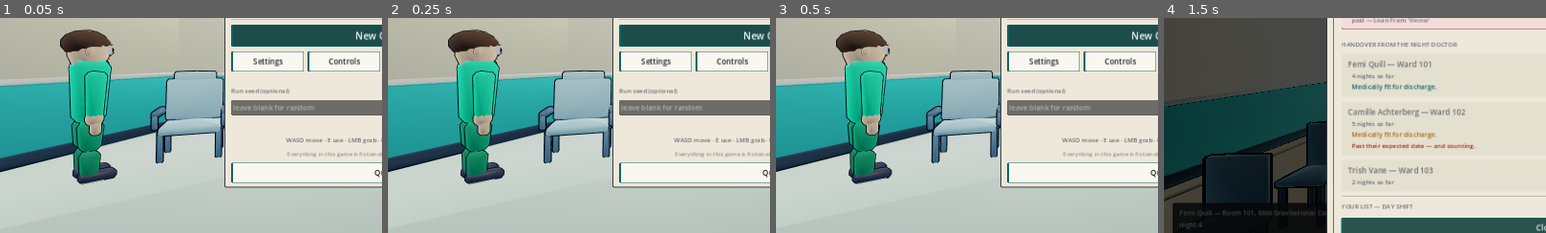
Above: before the commit, frames 1-4 (left to right).
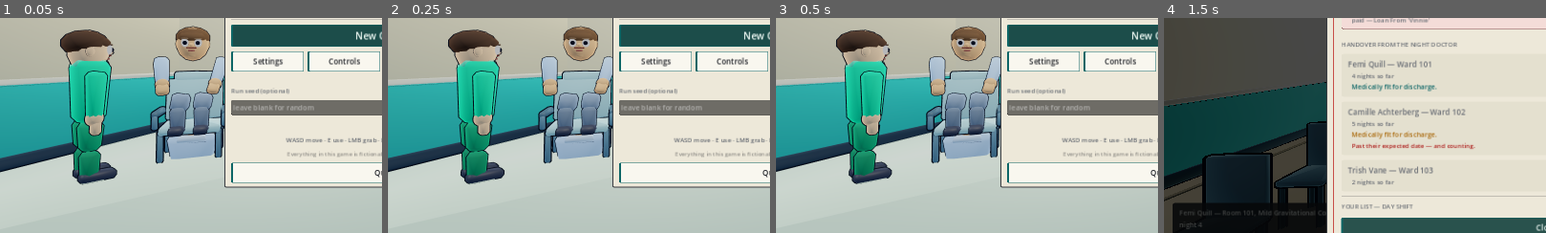
Above: after the commit, the same moments.

Repository: masonobegi/crypts-of-chaos
Game: Godot game, scene res://scenes/Boot.tscn
Two runs of this game, one before a commit and one after it. Both use one fixed random seed, a clock stepped at 60 frames per second and the inputs below.
Inputs:
- Up to frame 1 (0.05 s): no input
- Up to frame 2 (0.25 s): no input
- Up to frame 3 (0.5 s): no input
- Up to frame 4 (1.5 s): click "New Career" at 0.5 s; click "Read the morning brief" at 1.25 s
The pictures show only the part of the screen within x 0-50%, y 42-92%; the shares and areas given below are measured in that part.

The runs differ from the first frame. In frame 1, 5.2% of the frame differs, in the area x 40-59%, y 3-66%; in frame 2, 5.2%; in frame 3, 5.2%; in frame 4, nothing differs.

Commit message:
A capsule that is a picture of the game, not a picture of a menu
The store capsule is the single image that decides whether anybody clicks on
this, and cropping the title screen produced a screenshot of some buttons. The
menu now has a capsule mode: chrome off, the people moved to fill the right two
thirds, the camera stopped drifting and re-framed on them, and the title laid
out left the way every capsule in the store does. Built out of the real menu
rather than a mock, so the capsule is a promise the game keeps on its own first
frame.

Also puts somebody in the chair on the title screen. A ward room with an empty
chair in it is a picture of some furniture.

Co-Authored-By: Claude Opus 5 <noreply@anthropic.com>
Claude-Session: https://claude.ai/code/session_012v14cF2GepYx5imtAqBXn5

Diff:
--- a/scripts/ui/main_menu.gd
+++ b/scripts/ui/main_menu.gd
@@ -3,6 +3,9 @@
 ## shared with a number.
 
 var _seed_field: LineEdit = null
+var _panel: PanelContainer = null
+var _scrim: ColorRect = null
+var _scene = null
 
 func _ready() -> void:
 	set_anchors_and_offsets_preset(Control.PRESET_FULL_RECT)
@@ -16,6 +19,7 @@
 	# not a ceiling — the panel is exactly as tall as what is in it, which is
 	# different on a first run and a hundredth.
 	var panel := UIKit.center_panel(660, 420)
+	_panel = panel
 	add_child(panel)
 	var v := UIKit.vbox(10)
 	panel.add_child(v)
@@ -105,7 +109,8 @@
 	vp.render_target_update_mode = SubViewport.UPDATE_ALWAYS
 	vp.msaa_3d = Viewport.MSAA_2X
 	holder.add_child(vp)
-	vp.add_child(MenuScene.new())
+	_scene = MenuScene.new()
+	vp.add_child(_scene)
 	# A scrim, because the panel has to be readable over whatever the camera
 	# happens to be pointing at and the camera is deliberately not still.
 	var scrim := ColorRect.new()
@@ -113,6 +118,62 @@
 	scrim.set_anchors_and_offsets_preset(Control.PRESET_FULL_RECT)
 	scrim.mouse_filter = Control.MOUSE_FILTER_IGNORE
 	add_child(scrim)
+	_scrim = scrim
+
+## Dress the title screen as a Steam capsule and hold still.
+##
+## The capsule is the single image that decides whether anybody ever clicks on
+## this game, and a screenshot of a menu is not one: it is a picture of some
+## buttons. This strips the chrome, re-frames the camera on the people rather
+## than on the space behind a panel, and lays the title out to the left the way
+## every capsule in the store does.
+##
+## Deliberately built out of the real menu rather than a separate mock, so the
+## capsule is a promise the game keeps on its own first frame.
+func set_capsule_mode(on: bool) -> void:
+	if _panel != null:
+		_panel.visible = not on
+	if _scrim != null:
+		_scrim.color = Color(0.05, 0.08, 0.11, 0.10 if on else 0.18)
+	if _scene != null and _scene.has_method("pose_for_capsule"):
+		_scene.pose_for_capsule(on)
+	if not on:
+		if _capsule_ui != null:
+			_capsule_ui.queue_free()
+			_capsule_ui = null
+		return
+
+	_capsule_ui = Control.new()
+	_capsule_ui.set_anchors_and_offsets_preset(Control.PRESET_FULL_RECT)
+	_capsule_ui.mouse_filter = Control.MOUSE_FILTER_IGNORE
+	add_child(_capsule_ui)
+	# A slab behind the words. Type over a busy render is unreadable at the
+	# 231x87 size Steam also renders this at.
+	var slab := ColorRect.new()
+	slab.color = Color(0.05, 0.09, 0.11, 0.62)
+	UIKit.place(slab, Control.PRESET_CENTER_LEFT, 0, -240, 640, 480)
+	_capsule_ui.add_child(slab)
+
+	var v := UIKit.vbox(2)
+	UIKit.place(v, Control.PRESET_CENTER_LEFT, 52, -186, 540, 372)
+	var t := UIKit.title("CHRONIC", 92, Color(0.62, 0.96, 0.90))
+	t.horizontal_alignment = HORIZONTAL_ALIGNMENT_LEFT
+	v.add_child(t)
+	var t2 := UIKit.title("CARE", 92, Color(0.98, 0.99, 0.99))
+	t2.horizontal_alignment = HORIZONTAL_ALIGNMENT_LEFT
+	v.add_child(t2)
+	v.add_child(UIKit.spacer(14))
+	var rule := ColorRect.new()
+	rule.color = Color(0.62, 0.96, 0.90, 0.85)
+	rule.custom_minimum_size.y = 3
+	v.add_child(rule)
+	v.add_child(UIKit.spacer(12))
+	var tag := UIKit.label("You are paid by the night.\nNobody is getting better.",
+		27, Color(0.93, 0.96, 0.97), HORIZONTAL_ALIGNMENT_LEFT, true)
+	v.add_child(tag)
+	_capsule_ui.add_child(v)
+
+var _capsule_ui: Control = null
 
 func _new_career() -> void:
 	var s := 0
--- a/scripts/ui/menu_scene.gd
+++ b/scripts/ui/menu_scene.gd
@@ -63,6 +63,7 @@
 func _furnish() -> void:
 	# The patient's chair, which is what a ward has in it now.
 	var bed := PatientBed.new()
+	bed.name = "Chair"
 	add_child(bed)
 	bed.build()
 	# Everything worth looking at is pushed OUT to the sides. The menu panel
@@ -93,14 +94,28 @@
 ## One person, standing where a nurse stands. A room with nobody in it reads as
 ## a screenshot of a level; a room with somebody breathing in it reads as a
 ## place with a job going on in it, which is what the game is about.
+var nurse: NPCBody = null
+var sitter: NPCBody = null
+
 func _people() -> void:
-	var n := NPCBody.new()
-	n.display = ""
-	n.set_colours(Color(0.88, 0.73, 0.60), Build.SCRUB_GREEN, Color(0.22, 0.16, 0.13))
-	add_child(n)
-	n.position = Vector3(-3.55, 0, -0.35)
-	# Facing the bed, which is the whole reason to have her in the shot.
-	n.rotation.y = 2.59
+	nurse = NPCBody.new()
+	nurse.display = ""
+	nurse.set_colours(Color(0.88, 0.73, 0.60), Build.SCRUB_GREEN, Color(0.22, 0.16, 0.13))
+	add_child(nurse)
+	nurse.position = Vector3(-3.55, 0, -0.35)
+	# Facing the chair, which is the whole reason to have her in the shot.
+	nurse.rotation.y = 2.59
+
+	# And somebody in the chair. A ward room with an empty chair in it is a
+	# picture of some furniture; the game is about the person in it.
+	sitter = NPCBody.new()
+	sitter.display = ""
+	sitter.set_colours(Color(0.80, 0.62, 0.47), Color(0.62, 0.72, 0.86),
+		Color(0.30, 0.22, 0.16))
+	add_child(sitter)
+	sitter.position = Vector3(-3.05, 0, -1.5)
+	sitter.rotation.y = 0.55
+	sitter.set_seated(true)
 
 func _light() -> void:
 	var we := WorldEnvironment.new()
@@ -158,7 +173,48 @@
 	_t += delta
 	_aim(_t)
 
+## Hold still, and look at the people.
+##
+## The drifting shot is composed around a panel in the middle of the screen. A
+## capsule has no panel and wants the room's occupants filling the right two
+## thirds, so this stops the drift and re-frames.
+var _capsule := false
+
+func pose_for_capsule(on: bool) -> void:
+	_capsule = on
+	set_process(not on)
+	if not on:
+		_aim(_t)
+		return
+	if cam == null:
+		return
+	# The people move, not just the camera. A capsule wants its subjects filling
+	# the right two thirds with the title over the quiet left, and the room was
+	# laid out the other way round for a panel in the middle.
+	var chair := get_node_or_null("Chair")
+	if chair == null:
+		for c in get_children():
+			if c is PatientBed:
+				chair = c
+	if chair != null:
+		chair.position = Vector3(2.05, 0, -1.15)
+		chair.rotation.y = -0.67
+	if sitter != null and is_instance_valid(sitter):
+		sitter.position = Vector3(2.05, 0, -1.15)
+		sitter.rotation.y = -0.67
+		sitter.set_seated(true)
+		sitter.set_mood(-0.35)
+	if nurse != null and is_instance_valid(nurse):
+		nurse.position = Vector3(0.62, 0, 0.20)
+		nurse.rotation.y = 2.32
+		nurse.set_mood(0.15)
+	cam.fov = 52.0
+	cam.position = Vector3(-1.15, 1.52, 2.75)
+	cam.look_at(Vector3(1.70, 1.16, -0.85), Vector3.UP)
+
 func _aim(t: float) -> void:
+	if _capsule:
+		return
 	if cam == null:
 		return
 	cam.position = Vector3(
--- a/tests/shot_impl.gd
+++ b/tests/shot_impl.gd
@@ -151,12 +151,56 @@
 	# has settled.
 	if settle < 30:
 		return false
-	tree.root.get_texture().get_image().save_png("%s/00_menu.png" % out_dir)
-	print("  shot: 00_menu")
+	if _capsule_posed == 0:
+		tree.root.get_texture().get_image().save_png("%s/00_menu.png" % out_dir)
+		print("  shot: 00_menu")
+	_capsule()
+	if _capsule_posed < 2:
+		settle = 28
+		return false
 	print("captured %d frames to %s" % [
-		SHOTS.size() + UI_SHOTS.size() + STREET_SHOTS.size() + 1,
+		SHOTS.size() + UI_SHOTS.size() + STREET_SHOTS.size() + 2,
 		ProjectSettings.globalize_path(out_dir)])
 	return true
+
+## The Steam capsule, cropped out of the title screen.
+##
+## Steam wants 1232x706 for the main capsule and it is the single image that
+## decides whether anybody ever clicks on this. Taking it out of the menu render
+## rather than composing a separate scene is deliberate: the capsule should be a
+## promise the game keeps on the first frame, and the menu IS the first frame.
+##
+## Cropped from the middle of a 16:9 render rather than letterboxed, because the
+## menu's camera is composed for a panel in the centre and the capsule wants the
+## room instead.
+const CAPSULE := Vector2i(1232, 706)
+
+var _capsule_posed := 0
+
+func _capsule() -> void:
+	# Two frames: one to strip the chrome and re-frame, one to render it.
+	if _capsule_posed == 0:
+		if _menu != null and _menu.has_method("set_capsule_mode"):
+			_menu.set_capsule_mode(true)
+		_capsule_posed = 1
+		return
+	var img := tree.root.get_texture().get_image()
+	var want := float(CAPSULE.x) / float(CAPSULE.y)
+	var w := img.get_width()
+	var h := int(round(float(w) / want))
+	if h > img.get_height():
+		h = img.get_height()
+		w = int(round(float(h) * want))
+	# Slightly above centre: the interesting half of a room is the half with
+	# people in it, and that is never the floor.
+	var x := int((img.get_width() - w) * 0.5)
+	var y := int((img.get_height() - h) * 0.38)
+	img.blit_rect(img, Rect2i(x, y, w, h), Vector2i.ZERO)
+	img.crop(w, h)
+	img.resize(CAPSULE.x, CAPSULE.y, Image.INTERPOLATE_LANCZOS)
+	img.save_png("%s/steam_capsule.png" % out_dir)
+	print("  shot: steam_capsule (%dx%d)" % [CAPSULE.x, CAPSULE.y])
+	_capsule_posed = 2
 
 ## name, position, look-at
 func _tick_ui() -> bool:
